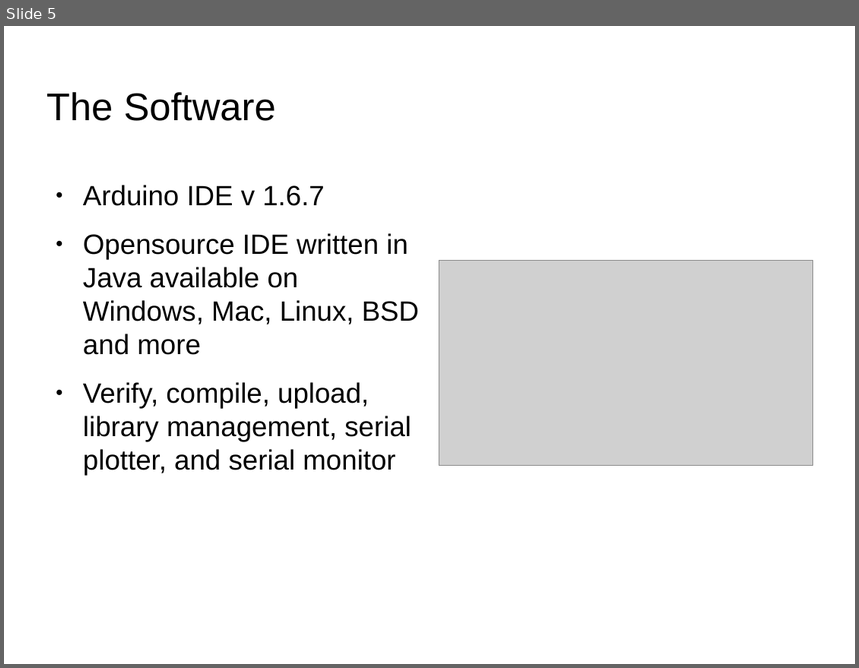
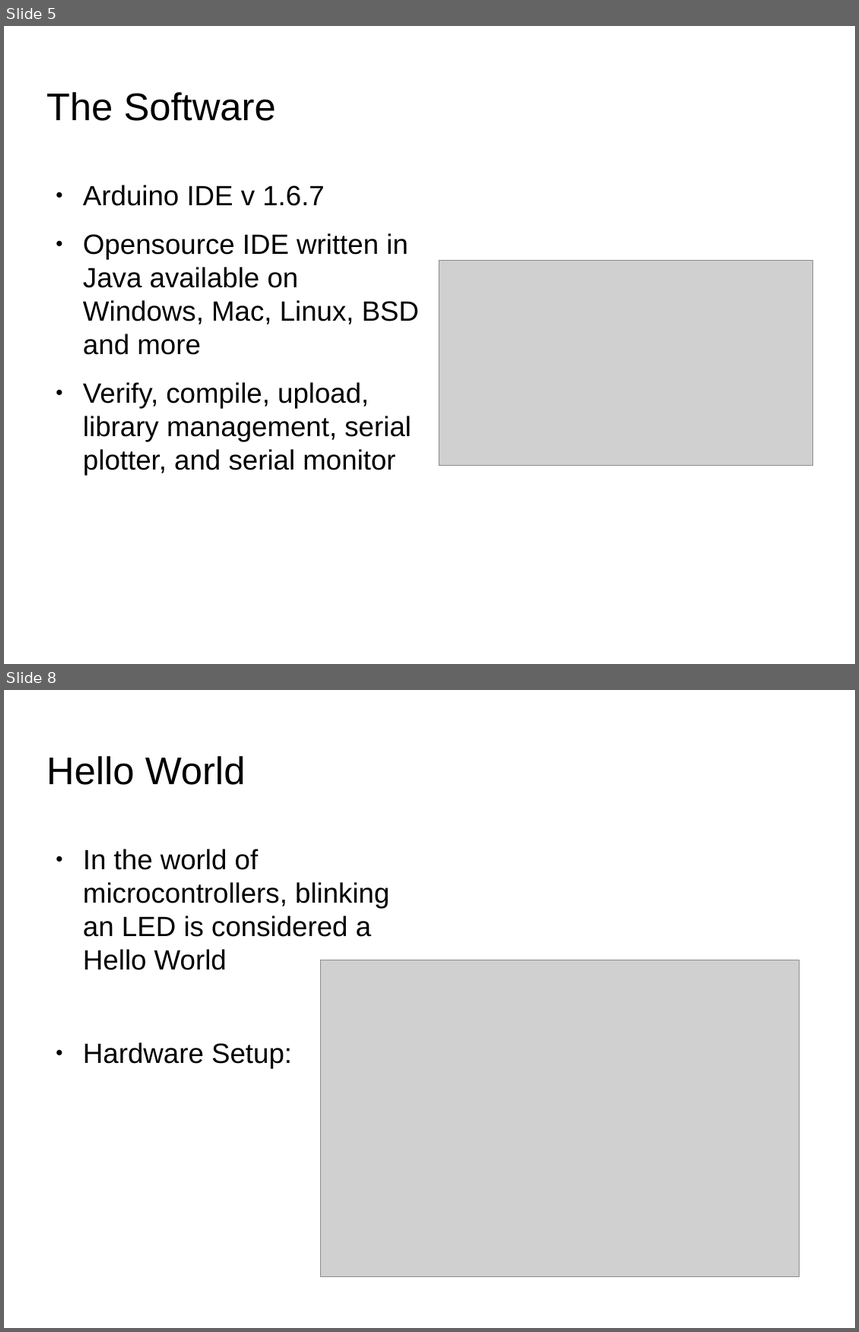
Before and after one commit to SIUE-ARC/Arduino-Workshop, a slide deck: Arduino-Workshop-eHacks.odp. Shown one above the other, each under a label of ours: slide 5 before the commit, slides 5 and 8 after it; the slides between them are not shown. The pictures are 859x668 and 859x1332 pixels, drawn with LibreOffice and Linux fonts; fonts in the diff are those of the drawing; grey boxes stand for pictures; background and template pictures are left out. Boxes give left, top, right and bottom in pixels: in the first picture for what was removed or moved away, otherwise in the second. Text is boxed around its words. In the diff, an @@ line names an element or a change of style, - is before the commit and + after.

Commit message:
Blink

```diff
--- a/Arduino-Workshop-eHacks.odp
+++ b/Arduino-Workshop-eHacks.odp
@@ slide 8 added at [4,690,855,1328], background picture (left out) @@
@@ title added at [47,756,246,785], 36 pt, text #000000 @@
+Hello World
@@ text added at [83,849,389,970], 26 pt, text #000000 @@
+● In the world of microcontrollers, blinking an LED is considered a Hello World
@@ picture added at [321,961,800,1277] @@
@@ text added at [83,1043,292,1068], 26 pt, text #000000 @@
+● Hardware Setup:
```
Also in this commit, not shown: 1 slide changed, 3 other slides added, 2 other files.
